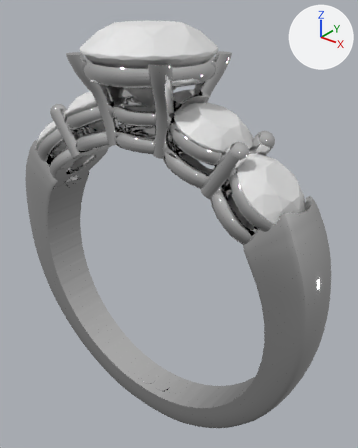
The glTF model ASSETS/SarahstyleRR_blender.glb as it was, and as the next commit left it.
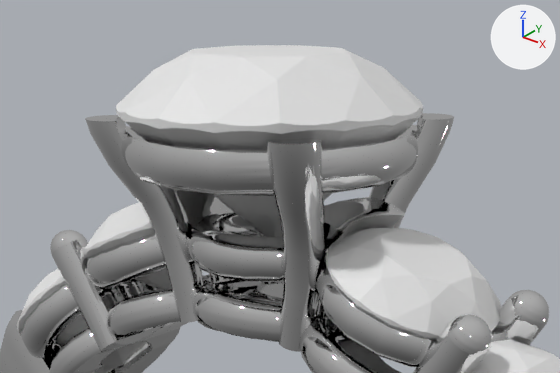
Old and new are each drawn whole from a 50 mm camera at (17.4, -19.4, 17.4) aimed at (0.8, 1.3, 4.5) and again close up on the part from 8% to 78% of the width and 0% to 38% of the height. Lighting does not change. The marker at upper right points along +X, +Y and +Z. The last two pictures show the newer version. Vertices at exactly the same position are counted once.

In view in the first close-up: 'Sarah style PT for 3d model', 'Sarah style dia for 3d model', 'Sarah style dia for 3d model.001', 'Sarah style dia for 3d model.002', 'Sarah style dia for 3d model.003', 'Sarah style dia for 3d model.004'.
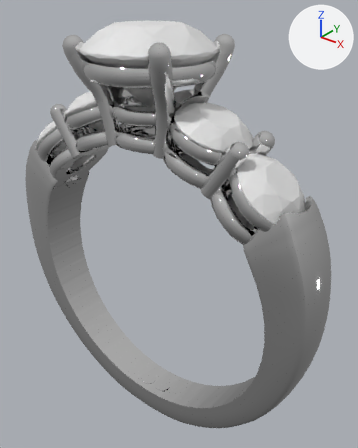
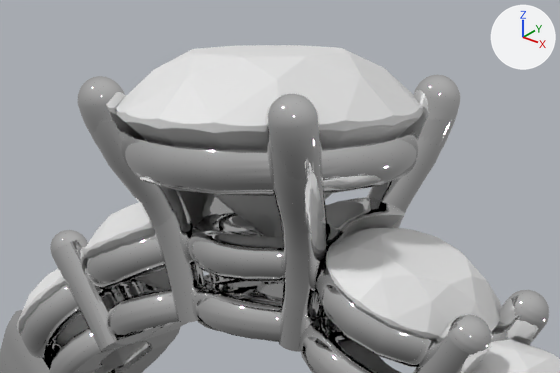
Location of each change, [x1, y1, x2, y2] in pixels of the close-ups (560 x 373 px):
'Sarah style PT for 3d model', reshaped
    before: [0, 113, 549, 373]
    after: [0, 75, 549, 373]
part 1 of me_sarah_style_pt_for_3d_model_001, added
    after: [78, 76, 205, 321]
part 2 of me_sarah_style_pt_for_3d_model_001, added
    after: [367, 75, 460, 228]
part 3 of me_sarah_style_pt_for_3d_model_001, added
    after: [265, 93, 327, 350]

Edits to the bpy script that builds the scene:
```text
Change me_sarah_style_pt_for_3d_model_001:
    used by ob_sarah_style_pt_for_3d_model
    remove me_sarah_style_pt_for_3d_model_001.from_pydata(...)  # 31679 vertices, 63593 faces; spans x -10.6..10.6, y -3.4..3.4, z -8.7..14.2
    add me_sarah_style_pt_for_3d_model_001.from_pydata(...)  # 34981 vertices, 70181 faces; spans x -10.6..10.6, y -3.4..3.4, z -8.7..15.1
    me_sarah_style_pt_for_3d_model_001 part 1: a new loose piece of 850 vertices spanning x -3.3..-1.2, y -3.0..-0.8, z 9.5..15.1, in mat_platinum (white #e7e7e7)
    me_sarah_style_pt_for_3d_model_001 part 2: a new loose piece of 824 vertices spanning x 1.2..3.3, y 0.8..3.0, z 9.5..15.1, in mat_platinum (white #e7e7e7)
    me_sarah_style_pt_for_3d_model_001 part 3: a new loose piece of 804 vertices spanning x 1.2..3.3, y -3.0..-0.7, z 9.5..15.1, in mat_platinum (white #e7e7e7)
    other edits to the shape of me_sarah_style_pt_for_3d_model_001 do not show in these pictures
```
